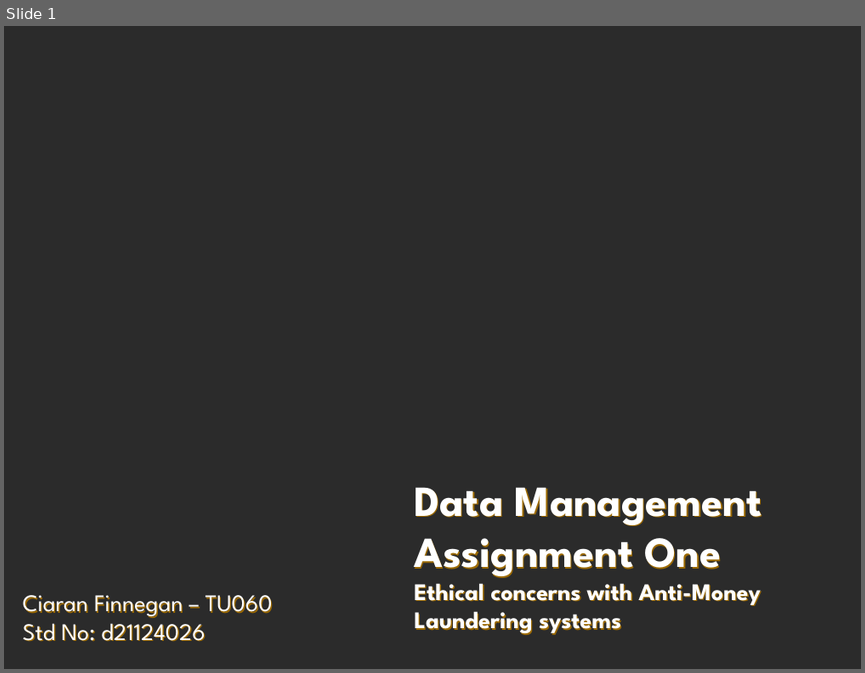
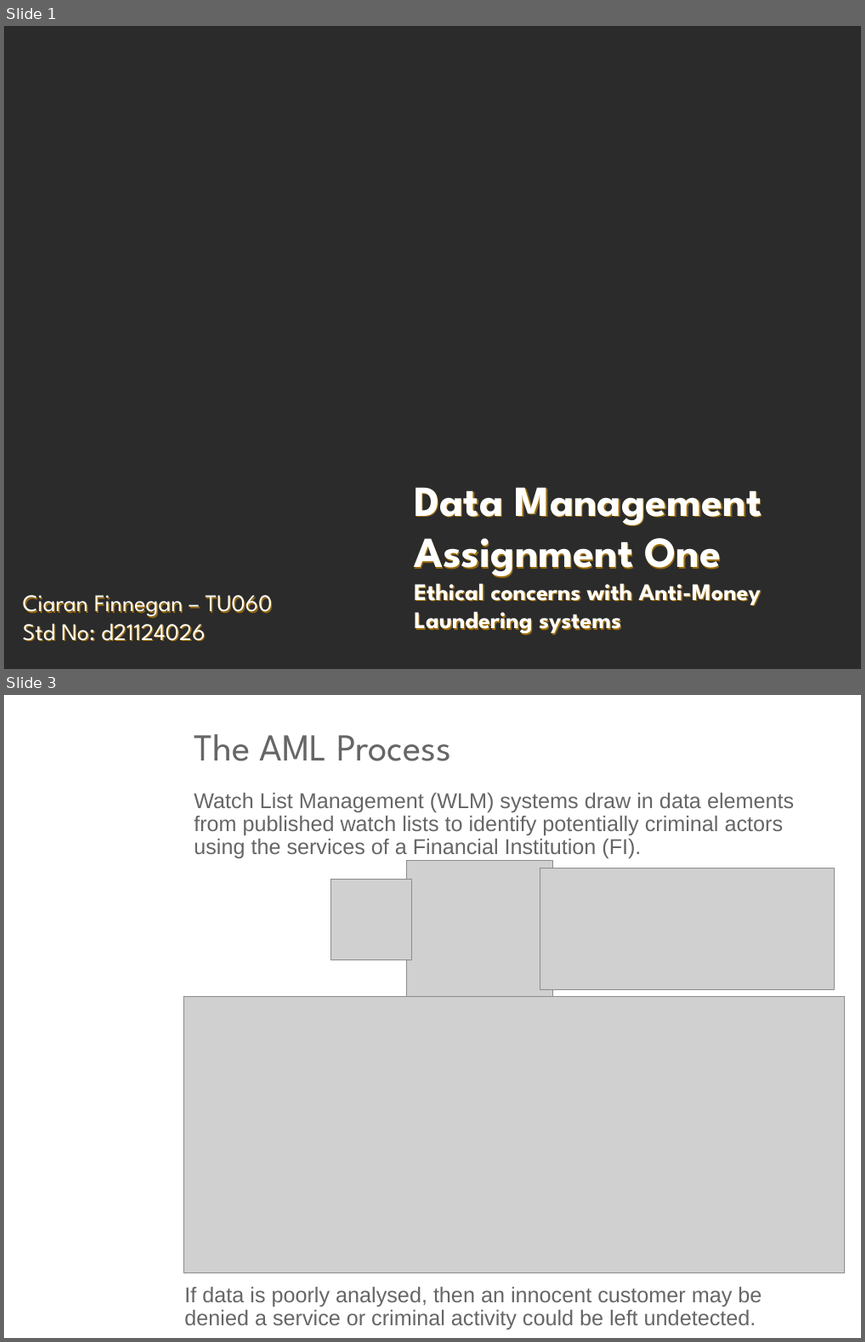
Before and after one commit to JackDaedalus/DataMgmtCA1, a slide deck: PPT_CA1/Data Management - CA1 - AML Ethics - Student Ciaran Finnegan d21124026 v1-1 200222.pptx. Shown one above the other, each under a label of ours: slide 1 before the commit, slides 1 and 3 after it; the slides between them are not shown. The pictures are 865x673 and 865x1342 pixels, drawn with LibreOffice and Linux fonts; fonts in the diff are those of the drawing; grey boxes stand for pictures; background and template pictures are left out; a plain dark background stands for a picture behind light text. Boxes give left, top, right and bottom in pixels: in the first picture for what was removed or moved away, otherwise in the second. Text is boxed around its words. In the diff, an @@ line names an element or a change of style, - is before the commit and + after.

```diff
--- a/PPT_CA1/Data Management - CA1 - AML Ethics - Student Ciaran Finnegan d21124026 v1-1 200222.pptx
+++ b/PPT_CA1/Data Management - CA1 - AML Ethics - Student Ciaran Finnegan d21124026 v1-1 200222.pptx
@@ slide 3 added at [4,695,861,1338], background picture (left out) @@
@@ title added at [194,734,451,761], 32 pt, text #666666 @@
+The AML Process
@@ text added at [194,793,794,858], 18 pt, text #666666 @@
+Watch List Management (WLM) systems draw in data elements from published watch lists to identify potentially criminal actors using the services of a Financial Institution (FI).
@@ picture added at [406,861,552,996] @@
@@ picture added at [540,868,834,990] @@
@@ picture added at [331,879,412,959] @@
@@ picture added at [184,996,845,1272] @@
@@ text added at [184,1287,761,1329], 18 pt, text #666666 @@
+If data is poorly analysed, then an innocent customer may be denied a service or criminal activity could be left undetected.
```
Also in this commit, not shown: 1 slide changed, 9 other slides added, 6 slides removed, 20 other files.
